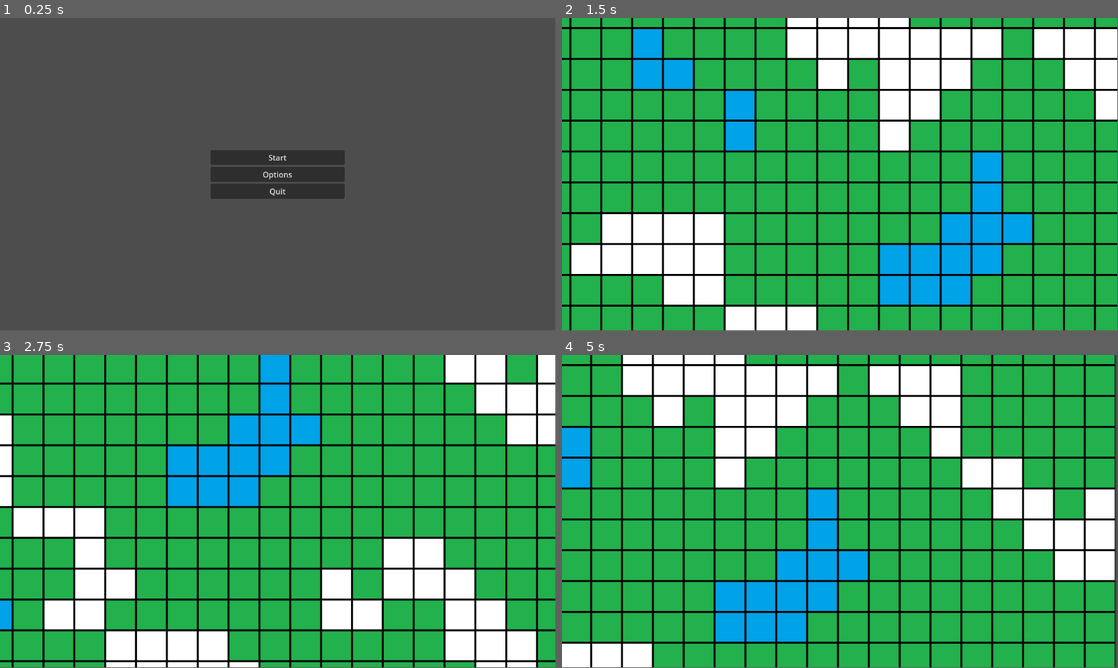
Above: before the commit, frames 1-4 (two rows, left to right).
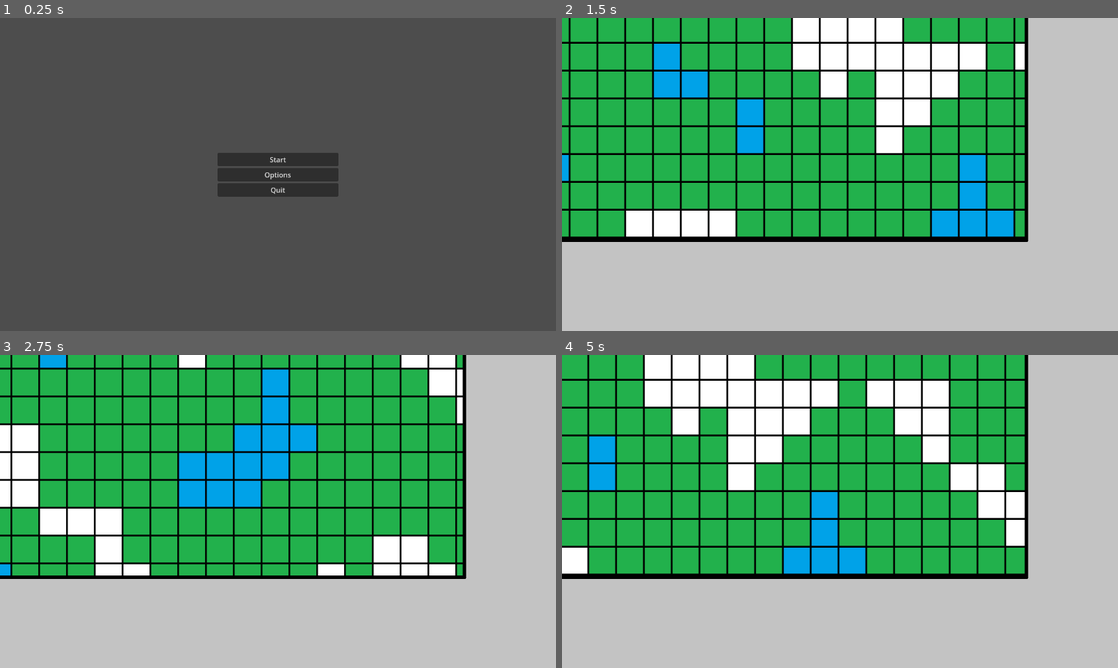
Above: after the commit, the same moments.

Repository: TheModidGuy/nea
Game: Godot game, scene res://Scene/Map/Main Menu.tscn
Two runs of this game, one before a commit and one after it. Both use one fixed random seed, a clock stepped at 60 frames per second and the inputs below.
Inputs (mouse positions are in pixels of both pictures, inside the frame that each line leads up to):
- Up to frame 1 (0.25 s): no input
- Up to frame 2 (1.5 s): click "Start" at 0.5 s; tap Enter at 1.25 s; move the mouse to (962, 158) at 1.27 s; hold D (move_right) from 1.28 s (still down); hold Shift (sprint) from 1.28 s (still down); click (962, 158) at 1.42 s
- Up to frame 3 (2.75 s): move the mouse to (166, 527) at 2.02 s; release D (move_right) at 2.03 s; release Shift (sprint) at 2.03 s; hold S (move_down) from 2.03 s (still down); tap Shift (sprint) at 2.1 s
- Up to frame 4 (5 s): move the mouse to (895, 442) at 2.77 s; release S (move_down) at 2.78 s; hold D (move_right) 2.78-3.53 s; hold Shift (sprint) 2.78-3.53 s; move the mouse to (812, 574) at 3.52 s; hold W (move_up) 3.53-4.28 s; tap Shift (sprint) at 3.6 s; click (812, 574) at 3.67 s; move the mouse to (1006, 558) at 4.27 s; hold A (move_left) from 4.28 s (still down); hold Shift (sprint) from 4.28 s (still down)
In our replay, the window is 799x449 before the commit and 800x450 after it. These sizes can differ from the game's own. Grey fills any space a smaller window leaves; there, only what the larger window draws over its background counts as a difference.

The runs differ from the first frame. In frame 1, 0.9% of the frame differs, in the area x 37-62%, y 42-58%; in frame 2, 62%; in frame 3, 61%; in frame 4, 64%, in the area x 0-100%, y 0-100%.

Commit message:
overlay start

Diff:
--- a/Scene/camera.tscn
+++ b/Scene/camera.tscn
@@ -1,8 +1,15 @@
-[gd_scene load_steps=2 format=3 uid="uid://c2cq5jjjb88ml"]
+[gd_scene load_steps=3 format=3 uid="uid://c2cq5jjjb88ml"]
 
 [ext_resource type="Script" uid="uid://bna1hm34ud4dm" path="res://scripts/camera.gd" id="1_veevr"]
+[ext_resource type="Texture2D" uid="uid://xjxqsd8lwvkj" path="res://Assets/Sprites/cam overlay/overlay.png" id="2_ew7ih"]
 
 [node name="MainCamera" type="Node2D"]
 
 [node name="Camera2D" type="Camera2D" parent="."]
 script = ExtResource("1_veevr")
+
+[node name="CanvasLayer" type="CanvasLayer" parent="."]
+
+[node name="camoverlay" type="Sprite2D" parent="CanvasLayer"]
+position = Vector2(640, 360)
+texture = ExtResource("2_ew7ih")
--- a/project.godot
+++ b/project.godot
@@ -14,6 +14,11 @@
 run/main_scene="uid://0egcb67xnip2"
 config/features=PackedStringArray("4.5", "Forward Plus")
 config/icon="res://icon.svg"
+
+[display]
+
+window/size/viewport_width=1280
+window/size/viewport_height=720
 
 [input]
 
--- a/scripts/map_generator.gd
+++ b/scripts/map_generator.gd
@@ -17,7 +17,7 @@
 
 	generate_map()
 	connect_neighbors()
-	place_player()
+	place_player(0,0)
 
 func generate_map():
 	tiles.clear()
Binary file added: Assets/Sprites/cam overlay/overlay.png
Not shown, added: Assets/Sprites/cam overlay/overlay.png.import
